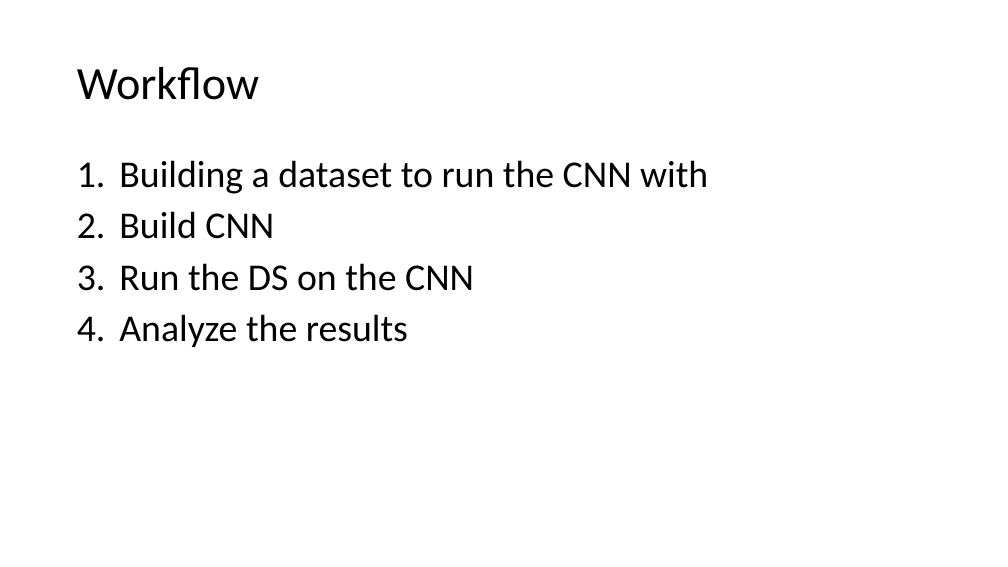
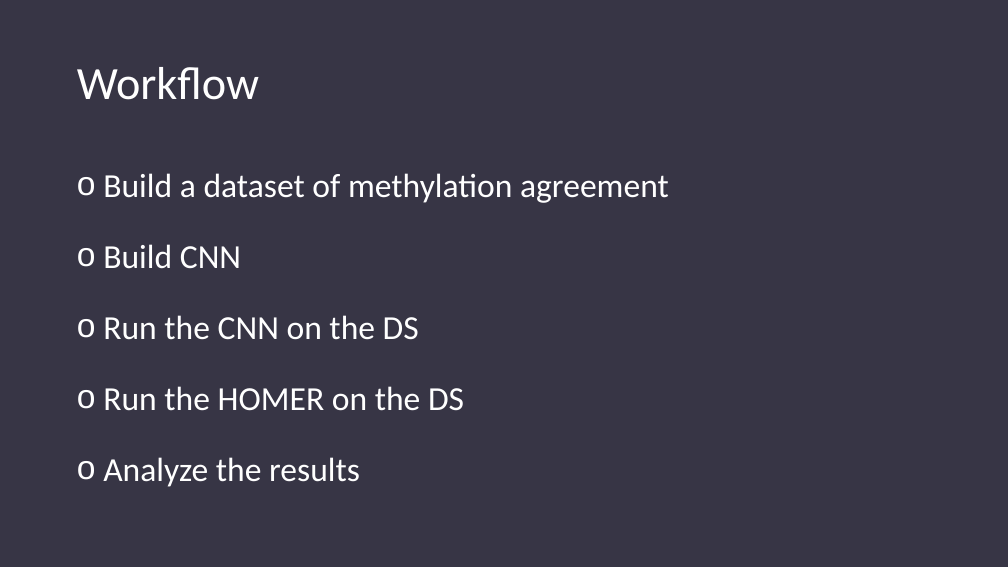
Before and after one commit to amitaifrey/methyl-motif, a slide deck: slide 4 of Predicting methyilation in human genome.pptm (slide 5 before the commit). Drawn at 1008x567 pixels with LibreOffice and Linux fonts; fonts in the diff are those of the drawing. Boxes give left, top, right and bottom in pixels: in the first picture for what was removed or moved away, otherwise in the second. Text is boxed around its words. In the diff, an @@ line names an element or a change of style, - is before the commit and + after.

```diff
--- a/Predicting methyilation in human genome.pptm
+++ b/Predicting methyilation in human genome.pptm
@@ background #FFFFFF to #373545 @@
@@ title "Workflow" at bbox=[77, 67, 259, 100]: text colour #000000 to #FFFFFF @@
@@ text "Build a dataset of methylation ...": place and size @@
-text "Build a dataset of methylation ..." at bbox=[119, 160, 708, 347]
+text "Build a dataset of methylation ..." at bbox=[103, 173, 669, 487]
@@ text at bbox=[103, 173, 669, 203]: text changed; size 36 to 32 pt; text colour #000000 to #FFFFFF @@
-1. Building a dataset to run the CNN with
+o Build a dataset of methylation agreement
@@ text at bbox=[103, 244, 360, 487]: size 36 to 32 pt, text colour #000000 to #FFFFFF in "Build CNN", "Analyze the results"; bullet 1. to o; line spacing 0.9 to 1.5 @@
@@ text at bbox=[103, 315, 464, 411]: text changed; size 36 to 32 pt; text colour #000000 to #FFFFFF @@
-3. Run the DS on the CNN
+o Run the CNN on the DS
+o Run the HOMER on the DS
```
Also in this commit, not shown: 6 other slides changed, 3 slides added, 2 slides removed.
